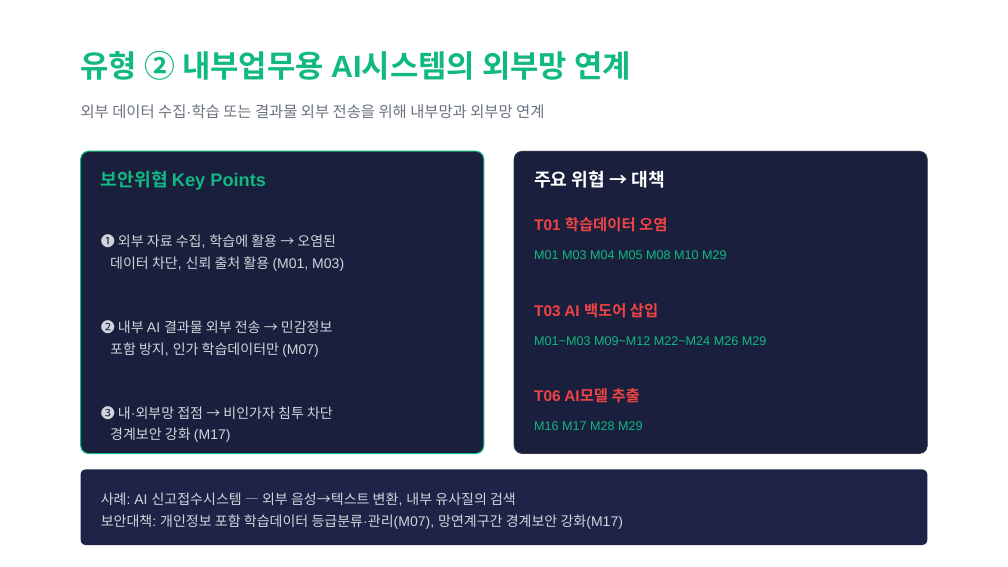
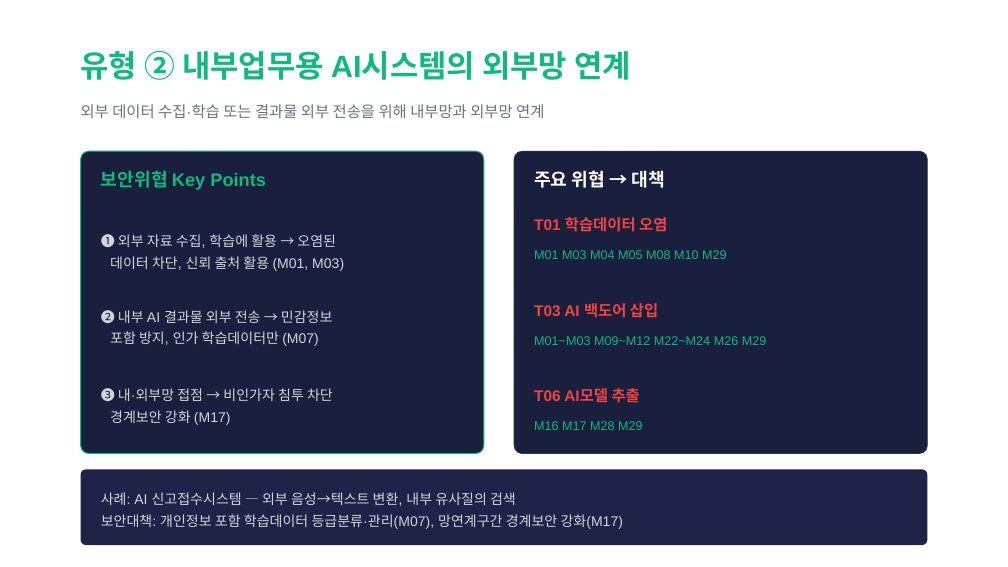
Before and after one commit to sulgik/security-workshop, a slide deck: slide 33 of ws01/class/3일차_1.pptx. Drawn at 1008x567 pixels with LibreOffice and Linux fonts; fonts in the diff are those of the drawing. Boxes give left, top, right and bottom in pixels: in the first picture for what was removed or moved away, otherwise in the second. Text is boxed around its words. In the diff, an @@ line names an element or a change of style, - is before the commit and + after.

```diff
--- a/ws01/class/3일차_1.pptx
+++ b/ws01/class/3일차_1.pptx
@@ text "❷ 내부 AI 결과물 외부 ...": place and size @@
-text "❷ 내부 AI 결과물 외부 ..." at (101,318,333,357)
+text "❷ 내부 AI 결과물 외부 ..." at (101,308,333,346)
@@ text "❸ 내·외부망 접점 → 비인가자 ...": place and size @@
-text "❸ 내·외부망 접점 → 비인가자 ..." at (101,404,333,442)
+text "❸ 내·외부망 접점 → 비인가자 ..." at (101,386,333,425)
```
Also in this commit, not shown: 5 other slides changed, 2 other files.
